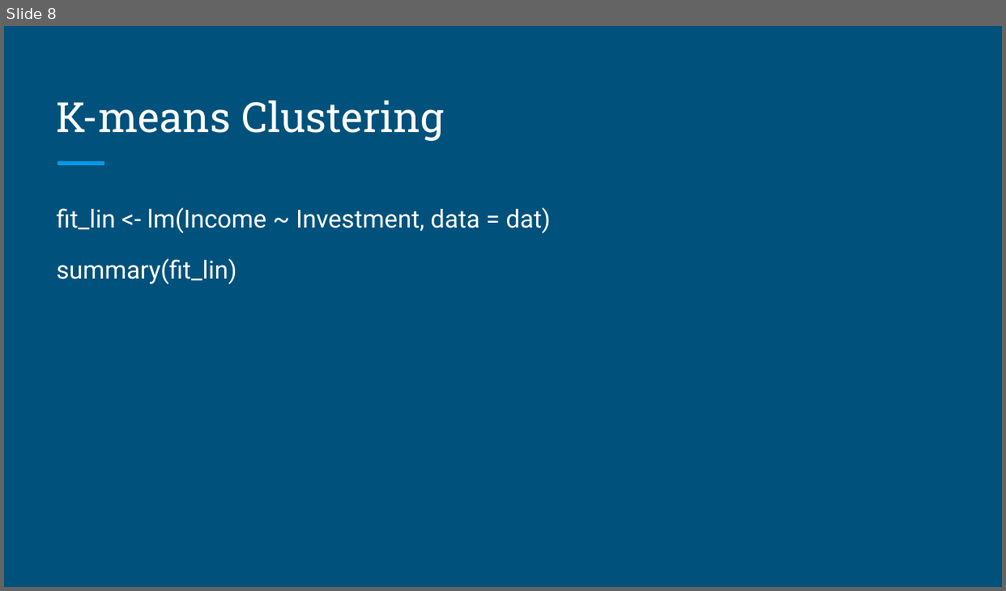
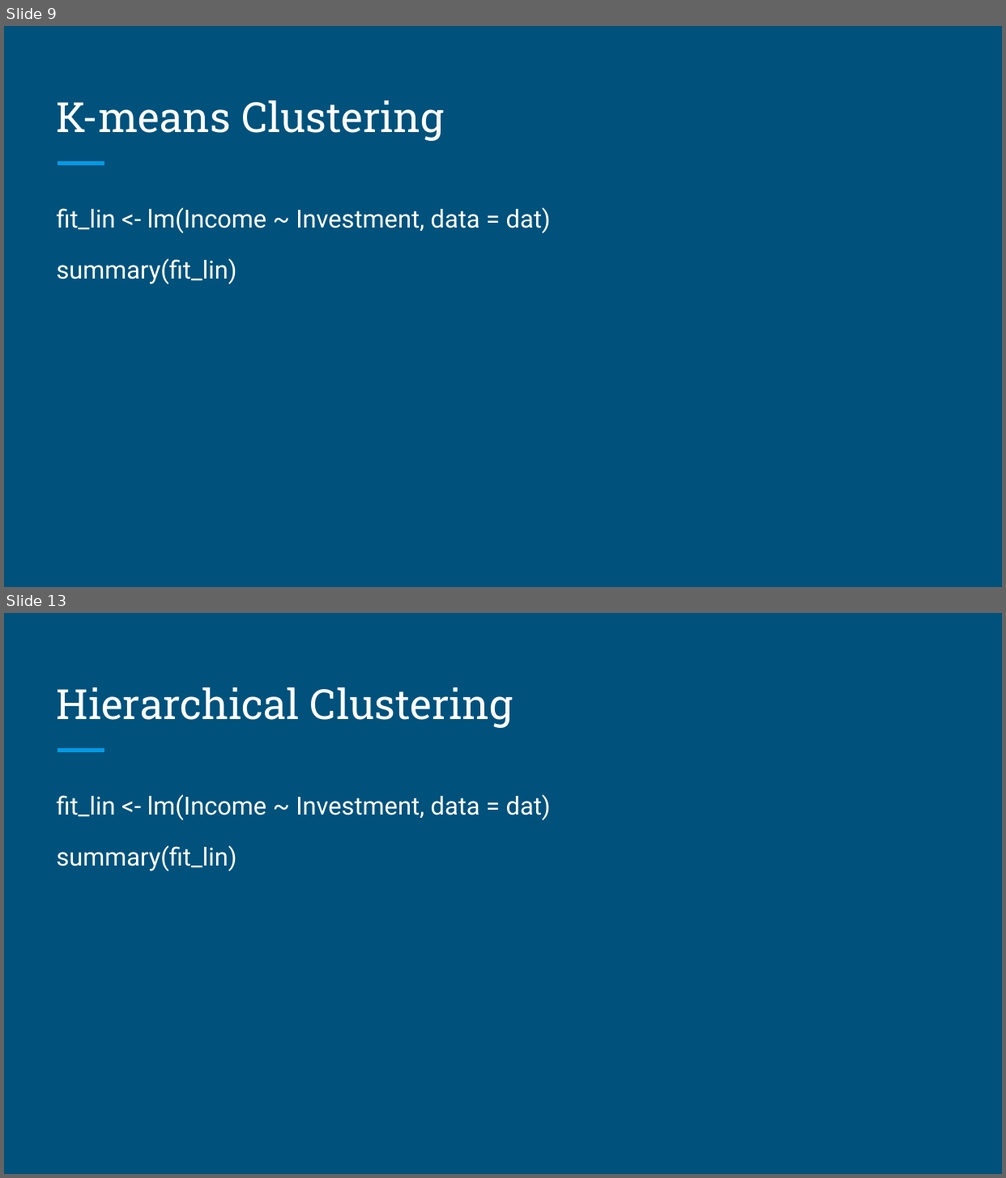
Before and after one commit to brandonyph/APB-Workshop-DataAnalyticsEssentials, a slide deck: Week 7-Model Basics and Building/Week 7-Model Basics and Building.pptx. Shown one above the other, each under a label of ours: slide 8 before the commit, slides 9 and 13 after it; the slides between them are not shown. The pictures are 1006x591 and 1006x1178 pixels, drawn with LibreOffice and Linux fonts; fonts in the diff are those of the drawing. Boxes give left, top, right and bottom in pixels: in the first picture for what was removed or moved away, otherwise in the second. Text is boxed around its words. In the diff, an @@ line names an element or a change of style, - is before the commit and + after.

```diff
--- a/Week 7-Model Basics and Building/Week 7-Model Basics and Building.pptx
+++ b/Week 7-Model Basics and Building/Week 7-Model Basics and Building.pptx
@@ slide 13 added at bbox=[4, 613, 1002, 1174], background #00517C; not listed: 1 template element that a slide beside it also shows @@
@@ title added at bbox=[57, 688, 513, 728], 30 pt, text #FFFFFF @@
+Hierarchical Clustering
@@ text added at bbox=[57, 794, 551, 871], 18 pt, text #FFFFFF @@
+fit_lin <- lm(Income ~ Investment, data = dat)
+summary(fit_lin)
@@ what was slide 8 is now slide 9 @@
```
Also in this commit, not shown: 6 slides changed, 7 other slides added.
